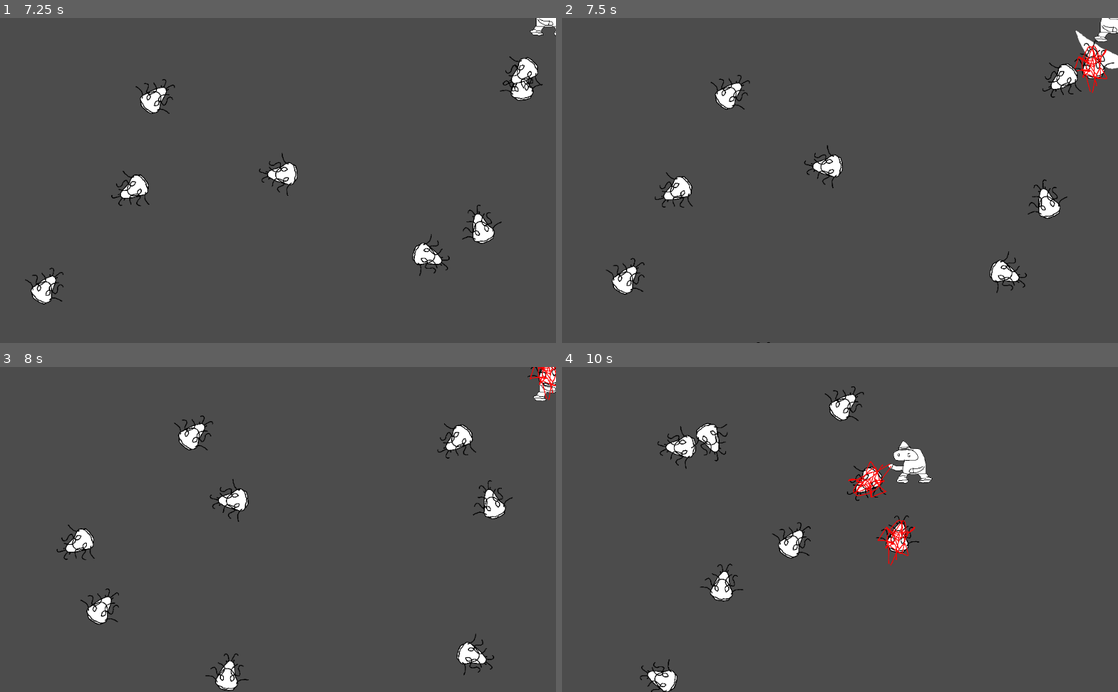
Above: before the commit, frames 1-4 (two rows, left to right).
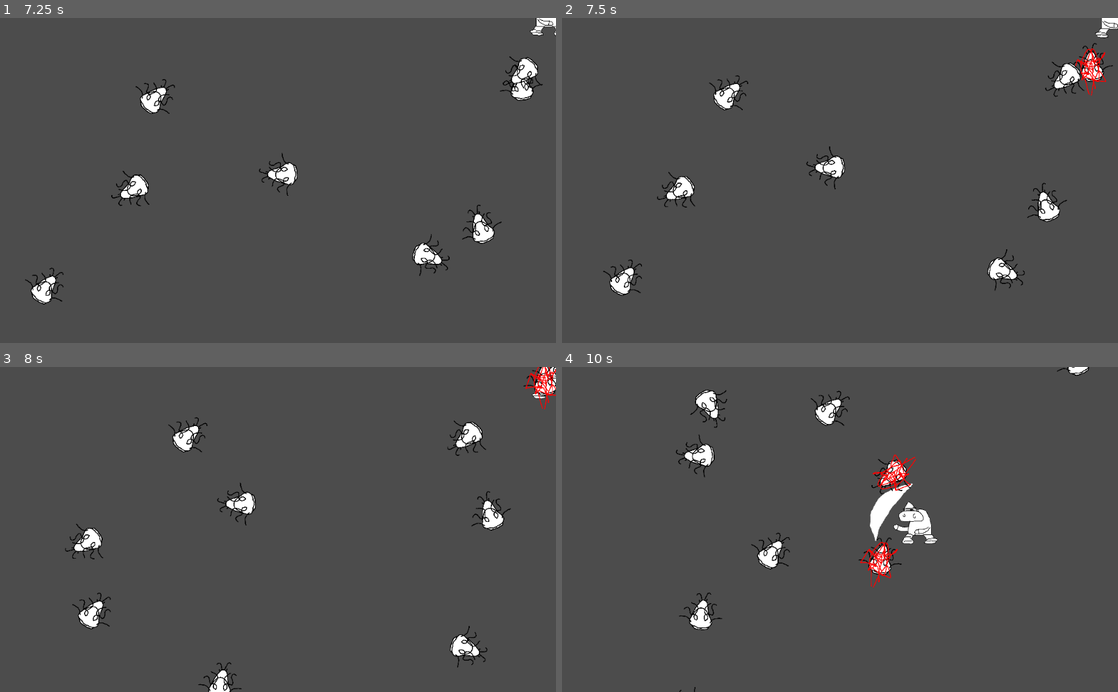
Above: after the commit, the same moments.

Repository: Snorps/deworming
Game: Godot game, scene res://Game.tscn
Two runs of this game, one before a commit and one after it. Both use one fixed random seed, a clock stepped at 60 frames per second and the inputs below.
Inputs (mouse positions are in pixels of both pictures, inside the frame that each line leads up to):
- Up to frame 1 (7.25 s): tap Enter at 0.5 s; move the mouse to (250, 245) at 0.52 s; hold W (move_up) 0.53-2.03 s; click (250, 245) at 0.67 s; move the mouse to (444, 229) at 1.27 s; move the mouse to (111, 131) at 2.02 s; hold A (move_left) 2.03-3.53 s; move the mouse to (305, 180) at 2.77 s; click (305, 180) at 2.92 s; move the mouse to (194, 99) at 3.52 s; hold S (move_down) 3.53-4.28 s; move the mouse to (400, 164) at 4.27 s; hold D (move_right) 4.28-5.03 s; move the mouse to (166, 196) at 5.02 s; hold W (move_up) 5.03-5.78 s; click (166, 196) at 5.17 s; move the mouse to (333, 109) at 5.77 s; hold D (move_right) from 5.78 s (still down); move the mouse to (250, 245) at 6.52 s
- Up to frame 2 (7.5 s): keep holding D (move_right); move the mouse to (1006, 229) at 7.27 s; click (1006, 229) at 7.42 s
- Up to frame 3 (8 s): keep holding D (move_right)
- Up to frame 4 (10 s): move the mouse to (673, 480) at 8.02 s; release D (move_right) at 8.03 s; hold S (move_down) 8.03-8.78 s; move the mouse to (867, 529) at 8.77 s; hold A (move_left) 8.78-9.53 s; move the mouse to (756, 448) at 9.52 s; hold W (move_up) from 9.53 s (still down); click (756, 448) at 9.67 s

Frame 1 is identical in both runs. In frame 2, 2.7% of the frame differs, in the area x 7-100%, y 0-100%; in frame 3, 3.4%; in frame 4, 5.9%, in the area x 14-95%, y 0-100%.

Commit message:
Added freeze frame on enemy hit.

Diff:
--- a/Scripts/Mob.gd
+++ b/Scripts/Mob.gd
@@ -1,11 +1,16 @@
 extends RigidBody2D
 
 signal hit
+
 
 func _on_Area2D_area_entered(area):
 	if area.name == "Melee":
 		$AnimatedSprite.play("dead")
 		emit_signal("hit")
+		get_tree().paused = true
+		var time_in_seconds = 0.1
+		yield(get_tree().create_timer(time_in_seconds), "timeout")
+		get_tree().paused = false
 		# Must be deferred as we can't change physics properties on a physics callback.
 		# $CollisionShape2D.set_deferred("disabled", true)
 
